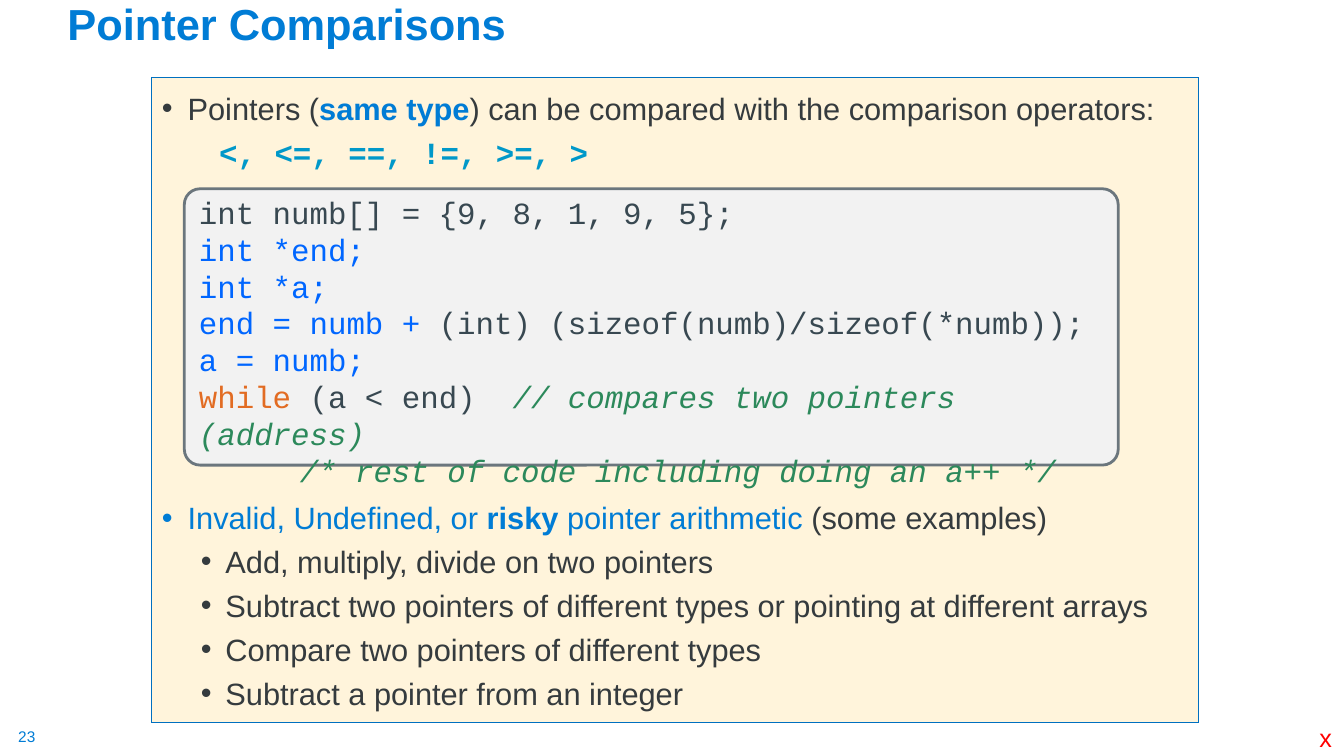
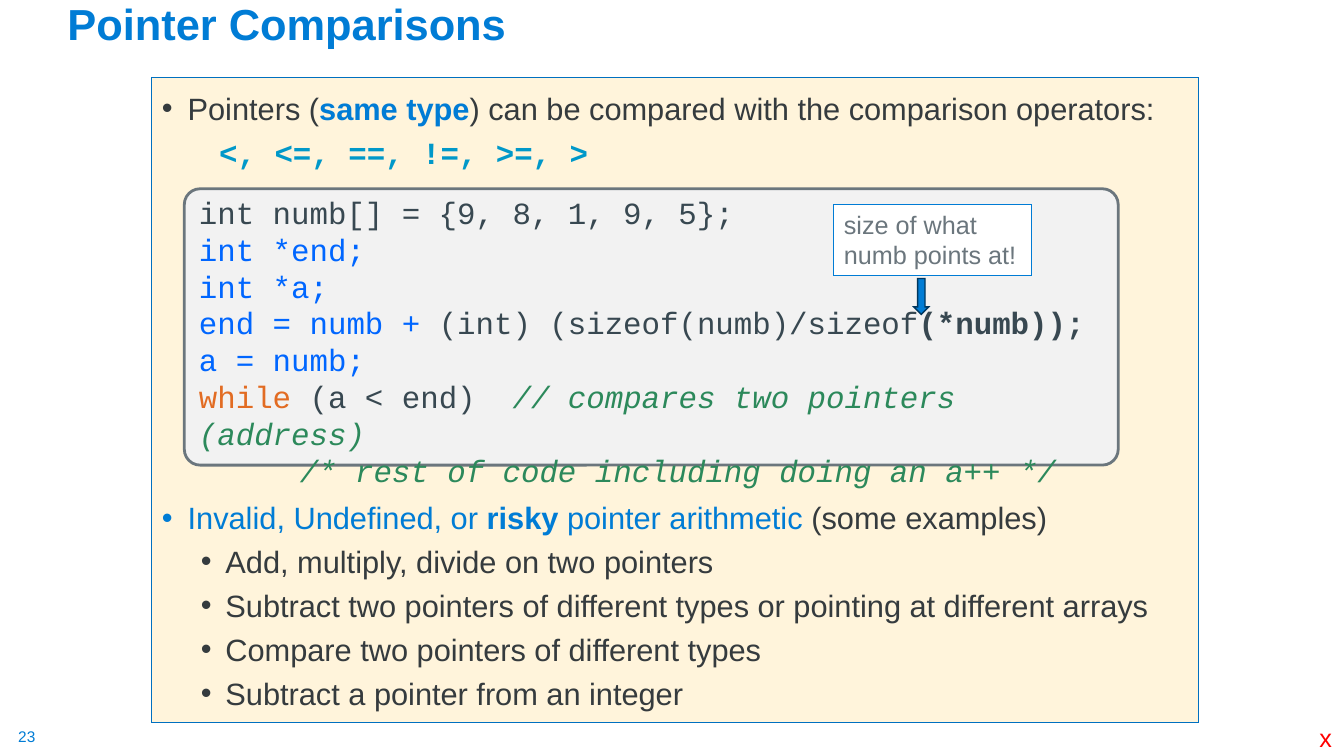
Before and after one commit to cse30-sp24/Muller-Slides, a slide deck: slide 23 of Lecture-6.pptx. Drawn at 1344x756 pixels with LibreOffice and Linux fonts; fonts in the diff are those of the drawing. Boxes give left, top, right and bottom in pixels: in the first picture for what was removed or moved away, otherwise in the second. Text is boxed around its words. In the diff, an @@ line names an element or a change of style, - is before the commit and + after.

```diff
--- a/Lecture-6.pptx
+++ b/Lecture-6.pptx
@@ rectangle added at (834,205,1031,276), fill #FFFFFF, outline #007CD5 0.75 pt, 18 pt, text #6B767D @@
+size of what numb points at!
@@ down arrow added at (914,278,930,315), fill #007CD5, outline #00365D 1 pt @@
@@ text in rounded rectangle at (199,312,1084,341): bold on in "(sizeof(numb)/sizeof(*numb));" @@
```
Also in this commit, not shown: 2 other slides changed, 4 other files.
